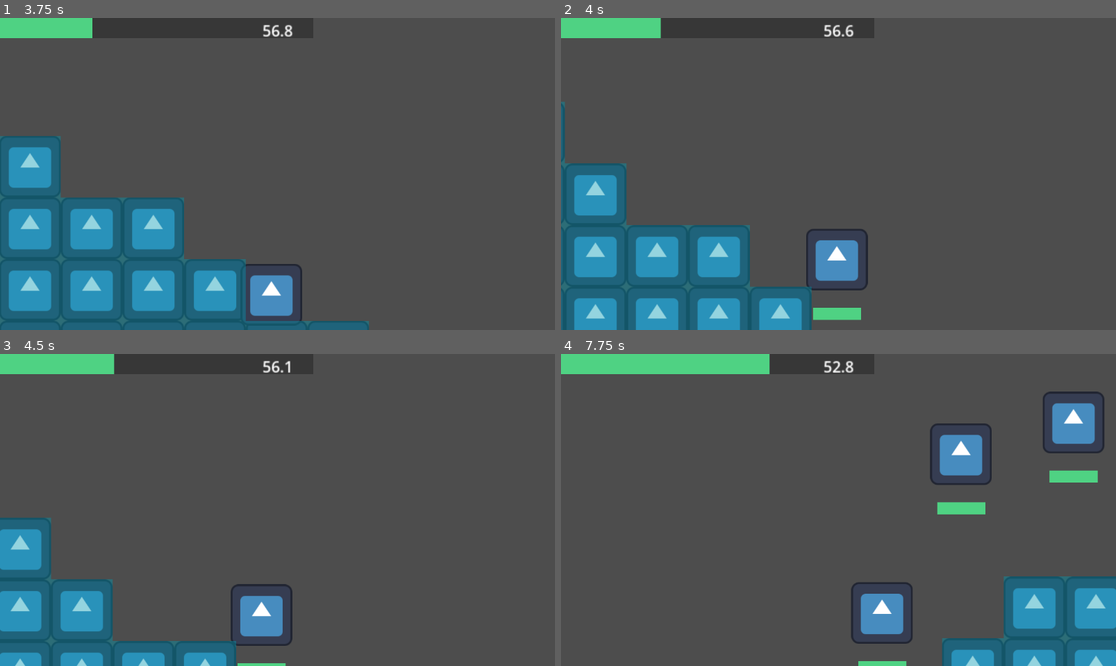
Above: before the commit, frames 1-4 (two rows, left to right).
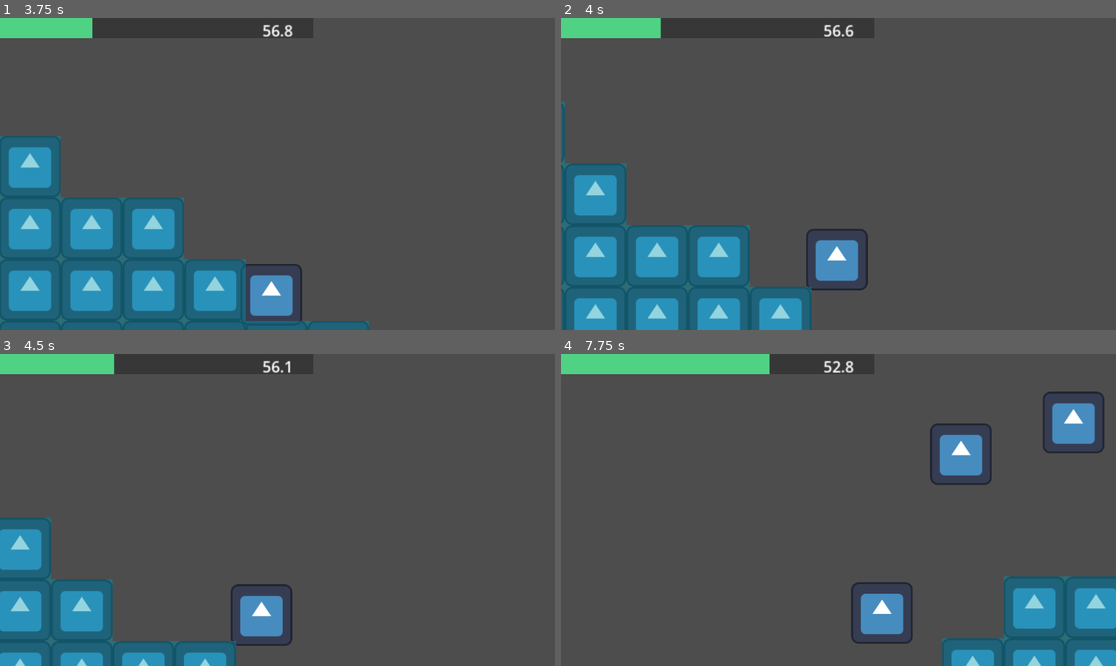
Above: after the commit, the same moments.

Repository: dzfrias/gladiator
Game: Godot game, scene res://scenes/test_scene.tscn
The game is run twice, just before and just after one commit, with the same random seed, the same clock (stepped at 60 frames per second) and the same inputs. The engine's default icon, where the game draws it, is replaced by a stand-in: a white triangle on a blue panel in a dark square.
Inputs (mouse positions are in pixels of both pictures, inside the frame that each line leads up to):
- Up to frame 1 (3.75 s): click "Enter Mission" at 0.5 s; move the mouse to (249, 236) at 1.27 s; press the mouse at (249, 236) at 1.28 s; hold D (right) 1.28-2.78 s; tap Space (jump) at 1.52, 1.82, 2.27, 2.57 s; move the mouse to (444, 220) at 2.02 s; release the mouse at (444, 220) at 2.03 s; tap E (roll) at 2.1 s; move the mouse to (111, 127) at 2.77 s; hold Q (toggle_weapon) 2.78-3.53 s; hold A (left) from 2.78 s (still down); move the mouse to (305, 174) at 3.52 s; click (305, 174) at 3.6 s
- Up to frame 2 (4 s): keep holding A (left); tap Space (jump) at 3.77 s
- Up to frame 3 (4.5 s): keep holding A (left); tap Space (jump) at 4.07 s; move the mouse to (194, 432) at 4.27 s; hold E (roll) from 4.28 s (still down)
- Up to frame 4 (7.75 s): tap Space (jump) at 4.52, 4.82, 5.27, 5.57, 6.77, 7.07, 7.52 s; move the mouse to (960, 494) at 5.02 s; release A (left) at 5.03 s; release E (roll) at 5.03 s; hold D (right) from 5.03 s (still down); tap Q (toggle_weapon) at 5.1 s; move the mouse to (727, 525) at 5.77 s; press the mouse at (727, 525) at 5.78 s; move the mouse to (894, 441) at 6.52 s; release the mouse at (894, 441) at 6.53 s; tap E (roll) at 6.6 s; move the mouse to (810, 572) at 7.27 s; hold Q (toggle_weapon) from 7.28 s (still down)

Frame 1 is identical in both runs. In frame 2, 0.3% of the frame differs, in the area x 45-55%, y 92-97%; in frame 3, less than 0.1%; in frame 4, 0.8%, in the area x 53-97%, y 37-100%.

Commit message:
hide health bar until damaged

Diff:
--- a/scripts/ui/health_bar.gd
+++ b/scripts/ui/health_bar.gd
@@ -9,6 +9,7 @@
 	health.damage_taken.connect(_on_health_lost)
 	health.health_gained.connect(_on_health_gained)
 	health.died.connect(_on_death)
+	hide()
 
 func _process(delta: float) -> void:
 	global_position = health.get_parent().global_position + health_bar_offset
@@ -18,6 +19,7 @@
 
 func _on_health_lost(amount: float):
 	value -= amount
+	show()
 
 func _on_health_gained(amount: float):
 	value += amount
Not shown: 1 places in scenes/vulture.tscn that only renumber resources
Not shown: 1 places in scenes/wolf.tscn that only renumber resources
